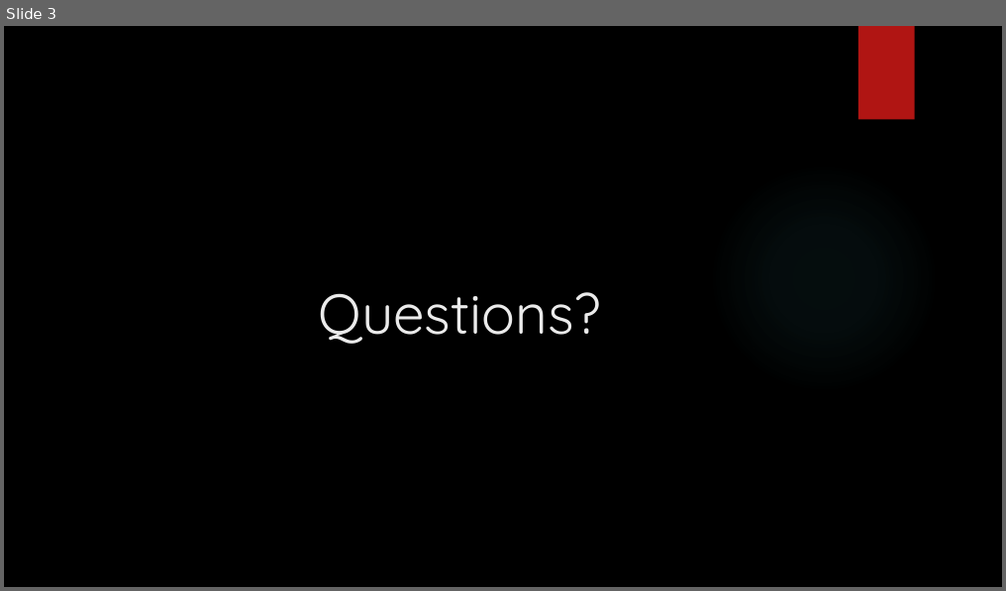
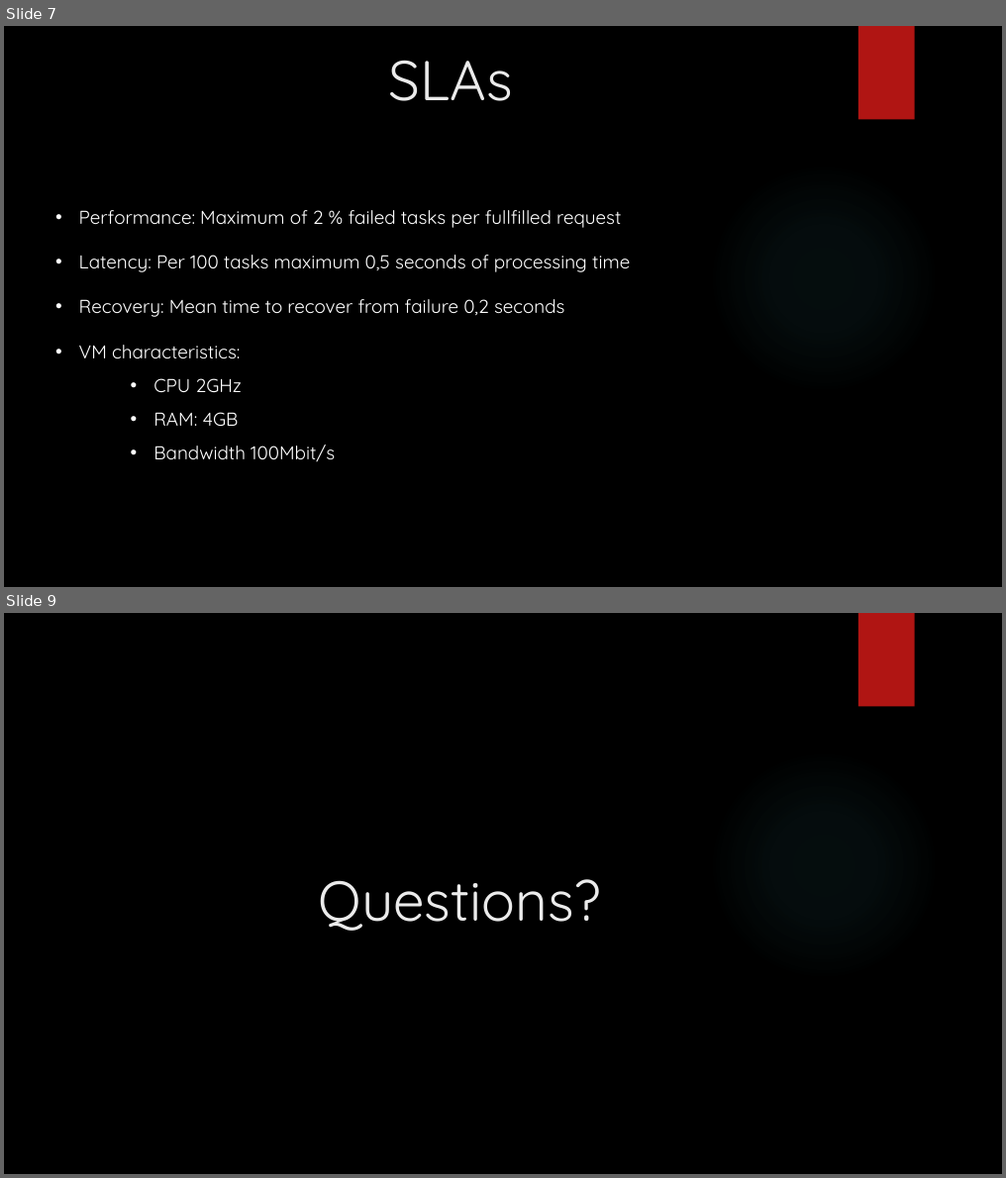
Before and after one commit to noccole/e-commerce, a slide deck: E-commerce_16_11_2016.pptx. Shown one above the other, each under a label of ours: slide 3 before the commit, slides 7 and 9 after it; the slides between them are not shown. The pictures are 1006x591 and 1006x1178 pixels, drawn with LibreOffice and Linux fonts; fonts in the diff are those of the drawing; background and template pictures are left out. Boxes give left, top, right and bottom in pixels: in the first picture for what was removed or moved away, otherwise in the second. Text is boxed around its words. In the diff, an @@ line names an element or a change of style, - is before the commit and + after.

```diff
--- a/E-commerce_16_11_2016.pptx
+++ b/E-commerce_16_11_2016.pptx
@@ slide 7 added at (x1=4, y1=26, x2=1002, y2=587), background picture (left out); not listed: 2 template elements that a slide beside it also shows @@
@@ title added at (x1=389, y1=60, x2=513, y2=101), 54 pt, text #EBEBEB @@
+SLAs
@@ text added at (x1=79, y1=210, x2=630, y2=463), 18 pt, text #FFFFFF @@
+• Performance: Maximum of 2 % failed tasks per fullfilled request
+• Latency: Per 100 tasks maximum 0,5 seconds of processing time
+• Recovery: Mean time to recover from failure 0,2 seconds
+• VM characteristics:
+    • CPU 2GHz
+    • RAM: 4GB
+    • Bandwidth 100Mbit/s
@@ what was slide 3 is now slide 9 @@
```
Also in this commit, not shown: 2 slides changed, 5 other slides added.
